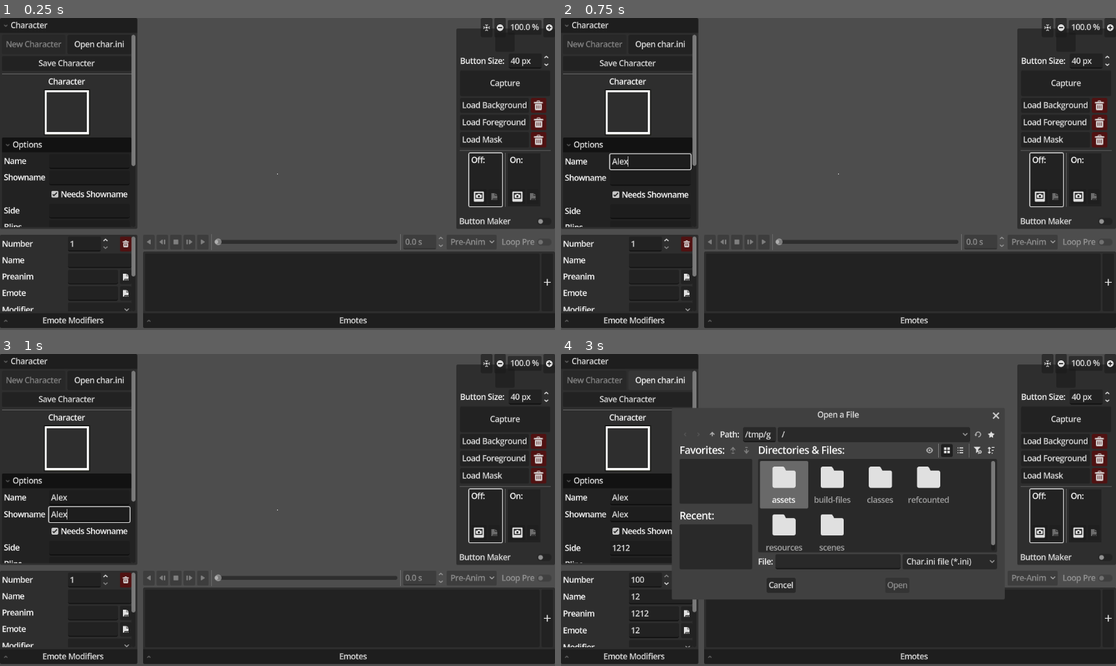
Above: before the commit, frames 1-4 (two rows, left to right).
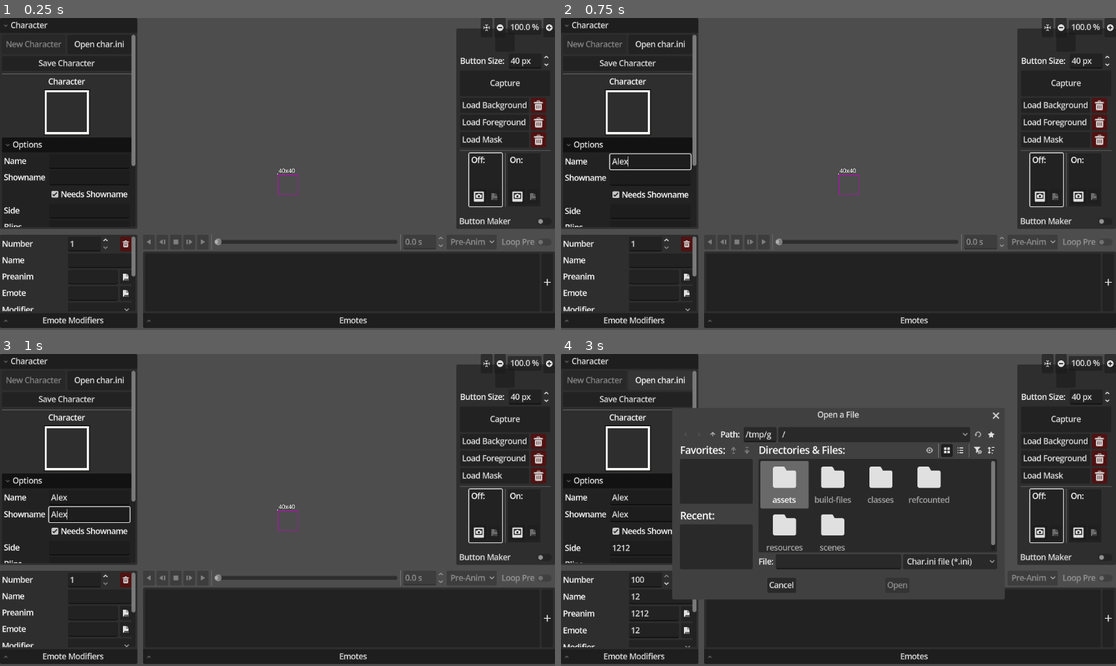
Above: after the commit, the same moments.

Repository: Crystalwarrior/KFO-CharMaker
Game: Godot game, scene res://scenes/main.tscn
Same seed, same stepped clock (60 frames per second), same inputs: the game is played once before the commit and once after it.
Inputs (mouse positions are in pixels of both pictures, inside the frame that each line leads up to):
- Up to frame 1 (0.25 s): no input
- Up to frame 2 (0.75 s): click (649, 161) at 0.52 s; type "Alex" at 0.6 s
- Up to frame 3 (1 s): click (88, 513) at 0.75 s; type "Alex" at 0.83 s; click (88, 547) at 0.98 s
- Up to frame 4 (3 s): type "12" at 1.07 s; click (649, 566) at 1.27 s; type "12" at 1.35 s; click (649, 581) at 1.5 s; type "12" at 1.58 s; click (649, 597) at 1.73 s; type "12" at 1.82 s; click (649, 612) at 2.02 s; type "12" at 2.1 s; click (649, 631) at 2.25 s; type "12" at 2.33 s; click (655, 612) at 2.48 s; type "12" at 2.57 s; click "Open char.ini" at 2.75 s

The runs differ from the first frame. In frame 1, less than 0.1% of the frame differs, in the area x 50-54%, y 48-57%; in frame 2, less than 0.1%; in frame 3, less than 0.1%; in frame 4, 1.1%, in the area x 21-75%, y 24-76%.
Error in both runs: Invalid assignment of property or key 'char_name' with value of type 'String' on a base object of type 'Nil'. (res://scenes/char_converter.gd:271)

Commit message:
Add zoom level-based resize area width adjustment to button cropper Adjust button cropper boundaries to be more consistent in every direction

Diff:
--- a/scenes/button_cropper.gd
+++ b/scenes/button_cropper.gd
@@ -1,5 +1,5 @@
 extends Control
-
+class_name ButtonCropper
 
 @export var resize_width: int = 8
 @export var preserve_aspect_ratio: bool = true
@@ -8,6 +8,7 @@
 @onready var button_crop_zone: Control = %ButtonCropZone
 @onready var size_label: Label = %SizeLabel
 
+var _resize_width: int = resize_width
 
 enum DragMode {
 	LEFT, TOP_LEFT, TOP, TOP_RIGHT, RIGHT, BOTTOM_RIGHT, BOTTOM, BOTTOM_LEFT, MOVE,
@@ -32,6 +33,7 @@
 
 func _process(_delta: float) -> void:
 	size_label.text = "%dx%d" % [button_crop_zone.size.x, button_crop_zone.size.y]
+	_resize_width = max(4, ceil(resize_width / get_viewport().get_camera_2d().zoom.x))
 
 
 func _gui_input(event: InputEvent) -> void:
@@ -56,10 +58,10 @@
 
 
 func _detect_mode(local_pos: Vector2) -> Array:
-	var in_left = local_pos.x < resize_width
-	var in_right = local_pos.x > size.x - resize_width
-	var in_top = local_pos.y < resize_width
-	var in_bottom = local_pos.y > size.y - resize_width
+	var in_left = local_pos.x < _resize_width
+	var in_right = local_pos.x > size.x - _resize_width
+	var in_top = local_pos.y < _resize_width
+	var in_bottom = local_pos.y > size.y - _resize_width
 
 	if in_left and in_top: return [DragMode.TOP_LEFT, Control.CURSOR_FDIAGSIZE]
 	if in_right and in_bottom: return [DragMode.BOTTOM_RIGHT, Control.CURSOR_FDIAGSIZE]
@@ -92,8 +94,8 @@
 		new_w = initial_size.x + size_diff
 		new_h = initial_size.y + size_diff
 
-	new_w = max(resize_width, new_w)
-	new_h = max(resize_width, new_h)
+	new_w = max(_resize_width, new_w)
+	new_h = max(_resize_width, new_h)
 
 	var adjust_x = (initial_size.x - new_w) if (drag_mode in _LEFT_MODES) else 0.0
 	var adjust_y = (initial_size.y - new_h) if (drag_mode in _TOP_MODES) else 0.0
--- a/scenes/main.tscn
+++ b/scenes/main.tscn
@@ -51,9 +51,9 @@
 
 [node name="ButtonCropper" type="ReferenceRect" parent="." unique_id=923137094]
 unique_name_in_owner = true
-visible = false
 visibility_layer = 4
-offset_right = 48.0
+custom_minimum_size = Vector2(20, 20)
+offset_right = 44.0
 offset_bottom = 44.0
 border_color = Color(0, 0.61620533, 0.5876613, 1)
 script = ExtResource("7_o6xl0")
@@ -64,9 +64,10 @@
 anchors_preset = 15
 anchor_right = 1.0
 anchor_bottom = 1.0
-offset_left = 4.0
-offset_right = -4.0
-offset_bottom = -4.0
+offset_left = 2.0
+offset_top = 2.0
+offset_right = -2.0
+offset_bottom = -2.0
 grow_horizontal = 2
 grow_vertical = 2
 mouse_filter = 2
